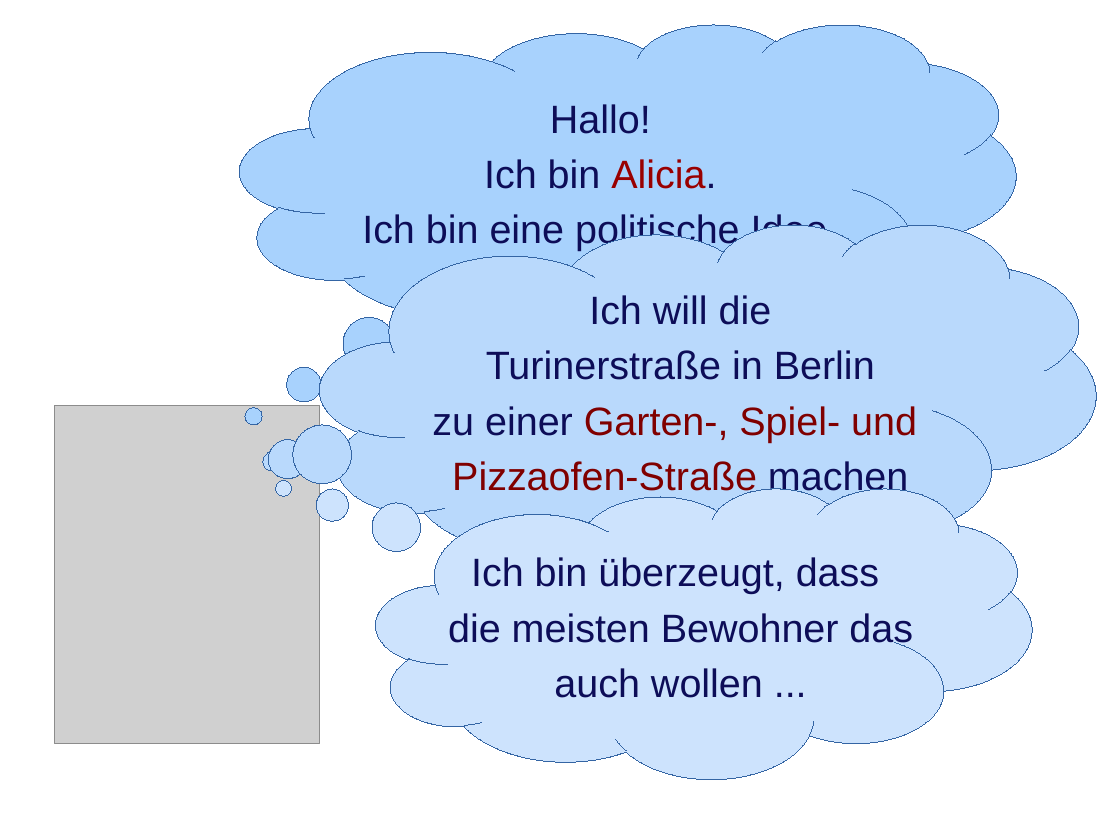
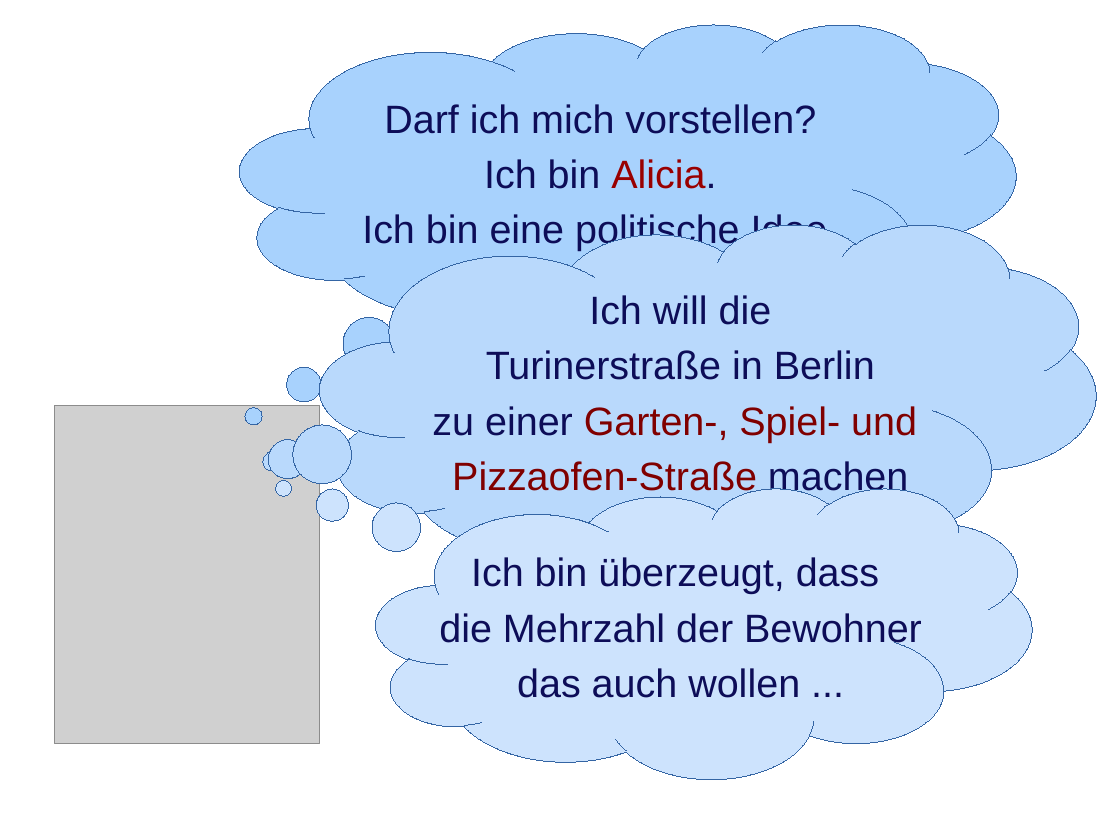
Before and after one commit to lafisrap/Philosophie, a slide deck: slide 2 of Animation 1 - Über die Unzerstörberkeit von Ideen.odp. Drawn at 1120x840 pixels with LibreOffice and Linux fonts; fonts in the diff are those of the drawing; grey boxes stand for pictures. Boxes give left, top, right and bottom in pixels: in the first picture for what was removed or moved away, otherwise in the second. Text is boxed around its words. In the diff, an @@ line names an element or a change of style, - is before the commit and + after.

```diff
--- a/Animation 1 - Über die Unzerstörberkeit von Ideen.odp
+++ b/Animation 1 - Über die Unzerstörberkeit von Ideen.odp
@@ text in thought cloud at box(384, 104, 816, 134): text changed @@
-Hallo!
+Darf ich mich vorstellen?
@@ text in thought cloud at box(439, 613, 922, 698): text changed @@
-die meisten Bewohner das
-auch wollen ...
+die Mehrzahl der Bewohner
+das auch wollen ...
```
Also in this commit, not shown: 4 other slides changed, 4 slides added, 2 slides removed.
